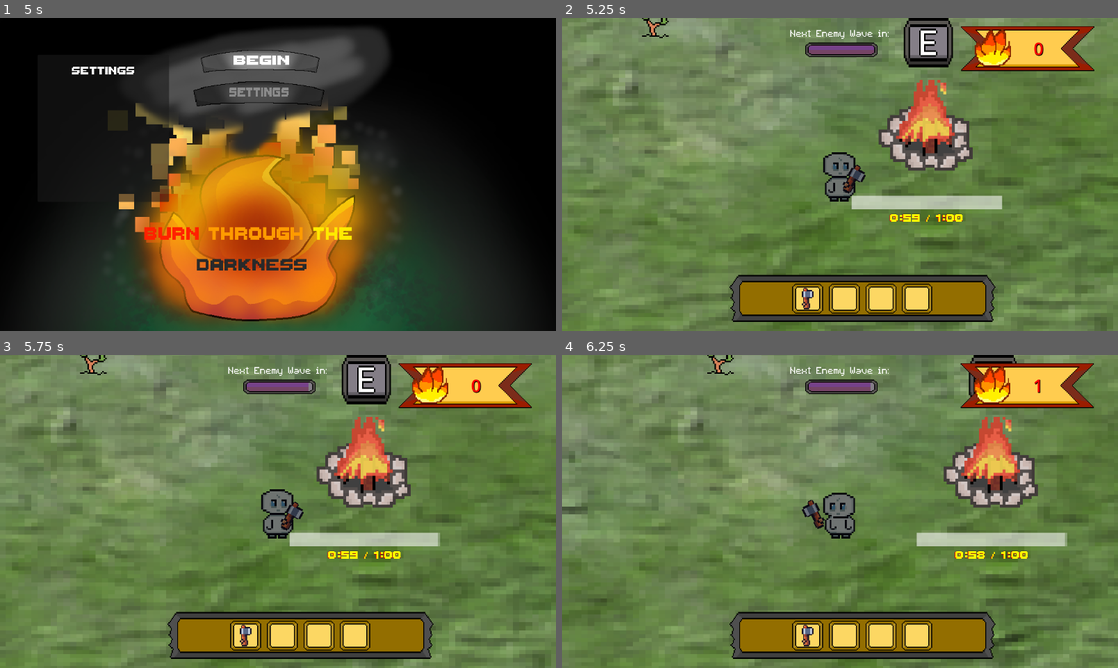
Above: before the commit, frames 1-4 (two rows, left to right).
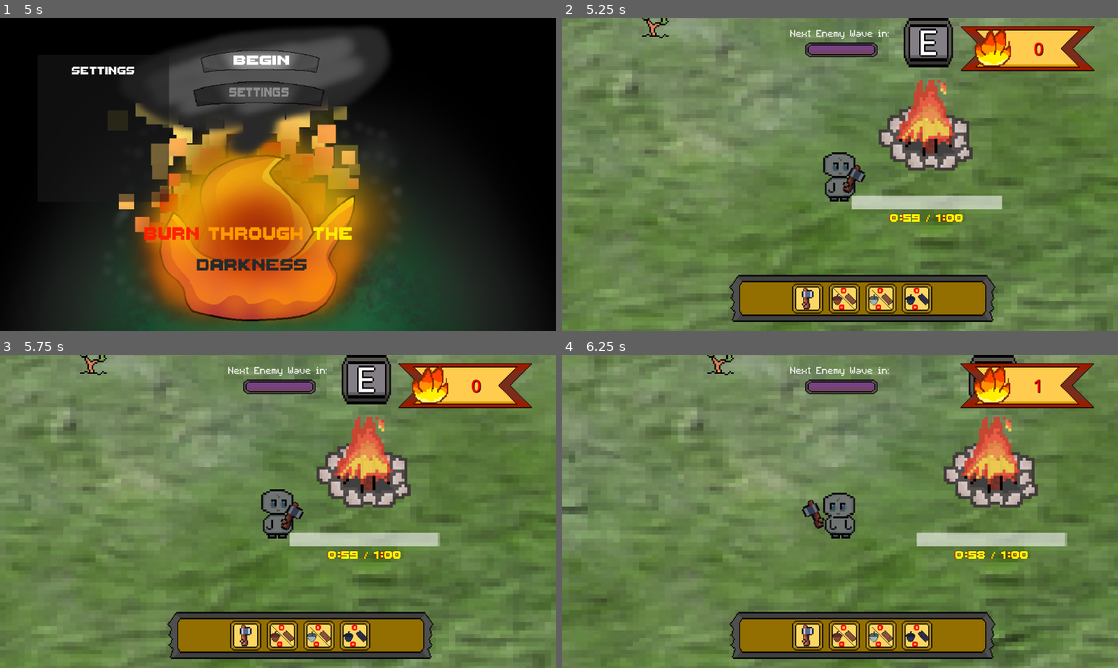
Above: after the commit, the same moments.

Repository: DaqCode/GameDevJS2025
Game: Godot game, scene res://scenes/UI/menu/menu.tscn
Two runs of this game, one before a commit and one after it. Both use one fixed random seed, a clock stepped at 60 frames per second and the inputs below.
Inputs (mouse positions are in pixels of both pictures, inside the frame that each line leads up to):
- Up to frame 1 (5 s): tap Enter at 0.5 s; move the mouse to (400, 158) at 0.52 s; hold D (right) 0.53-1.28 s; hold E (interact) 0.53-1.28 s; tap Space at 1.25 s; move the mouse to (166, 190) at 1.27 s; hold S (down) 1.28-2.03 s; tap E (interact) at 1.35, 2.85 s; move the mouse to (333, 105) at 2.02 s; hold D (right) 2.03-2.78 s; hold E (interact) 2.03-2.78 s; move the mouse to (250, 237) at 2.77 s; hold W (up) 2.78-3.53 s; move the mouse to (444, 221) at 3.52 s; hold A (left) 3.53-4.25 s; hold E (interact) 3.53-4.25 s; tap 2 (equip_inventory_item_2) at 4.15 s; click (261, 96) at 4.25 s
- Up to frame 2 (5.25 s): click (823, 64) at 5 s
- Up to frame 3 (5.75 s): no input
- Up to frame 4 (6.25 s): tap Enter at 5.75 s; move the mouse to (673, 464) at 5.77 s; hold A (left) from 5.78 s (still down); tap E (interact) at 5.85 s

Frame 1 is identical in both runs. In frame 2, 0.4% of the frame differs, in the area x 48-67%, y 86-94%; in frame 3, 0.4%, in the area x 48-67%, y 8-94%; in frame 4, 0.4%.

Commit message:
Fixed issues with acorn, and plank spawning visually in the inventory

Diff:
--- a/gamedevjs2025/events/events.gd
+++ b/gamedevjs2025/events/events.gd
@@ -4,6 +4,8 @@
 signal open_upgrade
 signal add_inventory_item(name)
 signal tree_chopped_down
+
+
 # HI! heres how my signal works. This is emitted every time the player picks up and item
 # the name value:
 #	- if the item is a plank name will just be "plank"
--- a/gamedevjs2025/global/globalPlayerScript.gd
+++ b/gamedevjs2025/global/globalPlayerScript.gd
@@ -34,11 +34,17 @@
 # Lvl 3: 131 speed
 
 # could change this later to also inclde seeds?
-var player_plank_counts = {
+var inventory = {
 	"type 0 plank": 0,
 	"type 1 plank": 0,
 	"type 2 plank": 0,
+
+	"type 0 acorn": 0,
+	"type 1 acorn": 0,
+	"type 2 acorn": 0
 }
+
+
 @export var current_total_ashes: int = 0
 @export var total_ashes_throughout: int = 0
 
@@ -48,6 +54,6 @@
 # connected to drop item signal emited by the dropped item scene
 func addInventoryItem(name):
 	# if items not a type in the invetory dict return
-	if !player_plank_counts.keys().has(name):
+	if !inventory.keys().has(name):
 		return
-	player_plank_counts[name] += 1
+	inventory[name] += 1
--- /dev/null
+++ b/gamedevjs2025/scenes/UI/inventory_screen.gd
@@ -0,0 +1,30 @@
+extends CanvasLayer
+
+@onready var tree1_plank_count := %Tree1PlankAmount
+@onready var tree1_acorn_count := %Tree1AcornAmount
+@onready var tree2_plank_count := %Tree2PlankAmount
+@onready var tree2_acorn_count := %Tree2AcornAmount
+@onready var tree3_plank_count := %Tree3PlankAmount
+@onready var tree3_acorn_count := %Tree3AcornAmount
+
+func _ready() -> void:
+
+	# reset each of the acorn and plank to 0
+	# these should have a value to remember to
+	# emit as a text.
+	GlobalPlayerScript.inventory["type 0 plank"] = 0
+	GlobalPlayerScript.inventory["type 1 plank"] = 0
+	GlobalPlayerScript.inventory["type 2 plank"] = 0
+
+	GlobalPlayerScript.inventory["type 0 seed"] = 0
+	GlobalPlayerScript.inventory["type 1 seed"] = 0
+	GlobalPlayerScript.inventory["type 2 seed"] = 0
+
+func _process(_delta: float) -> void:
+	tree1_plank_count.text = str(GlobalPlayerScript.inventory["type 0 plank"])
+	tree2_plank_count.text = str(GlobalPlayerScript.inventory["type 1 plank"])
+	tree3_plank_count.text = str(GlobalPlayerScript.inventory["type 2 plank"])
+
+	tree1_acorn_count.text = str(GlobalPlayerScript.inventory["type 0 seed"])
+	tree2_acorn_count.text = str(GlobalPlayerScript.inventory["type 1 seed"])
+	tree3_acorn_count.text = str(GlobalPlayerScript.inventory["type 2 seed"])
--- a/gamedevjs2025/scenes/UI/inventory_screen.tscn
+++ b/gamedevjs2025/scenes/UI/inventory_screen.tscn
@@ -1,12 +1,20 @@
-[gd_scene load_steps=5 format=3 uid="uid://dac8aowpc3jge"]
+[gd_scene load_steps=12 format=3 uid="uid://dac8aowpc3jge"]
 
 [ext_resource type="Texture2D" uid="uid://dkl0ukn25e812" path="res://art/ui/inventoryScreen.png" id="1_246dg"]
+[ext_resource type="Script" uid="uid://diay5ght3utcs" path="res://scenes/UI/inventory_screen.gd" id="1_mpks3"]
 [ext_resource type="Texture2D" uid="uid://cmux3t1w3h8ny" path="res://art/ui/itemSlot.png" id="2_bt7as"]
 [ext_resource type="Texture2D" uid="uid://dxp2xf1n14rjm" path="res://art/weapons/axe.png" id="3_qji5t"]
+[ext_resource type="Texture2D" uid="uid://b4gpo7oeffiy0" path="res://art/tree/tree1/acorn.png" id="4_eeffx"]
+[ext_resource type="Texture2D" uid="uid://cbwrli1yl3nkf" path="res://art/tree/tree1/plank.png" id="5_80j00"]
+[ext_resource type="FontFile" uid="uid://c0c1tspy4wjh1" path="res://art/fonts/ThaleahFat.ttf" id="6_8dhe0"]
+[ext_resource type="Texture2D" uid="uid://1xaatqo8ulh4" path="res://art/tree/tree2/grey-acorn.png" id="6_80j00"]
+[ext_resource type="Texture2D" uid="uid://hiubxtkc5cj6" path="res://art/tree/tree3/blue-plank.png" id="7_p8u6e"]
+[ext_resource type="Texture2D" uid="uid://dxb4ivwdo87ni" path="res://art/tree/tree3/blue-acorn.png" id="8_mpks3"]
 
 [sub_resource type="StyleBoxEmpty" id="StyleBoxEmpty_bt7as"]
 
 [node name="InventoryScreen" type="CanvasLayer"]
+script = ExtResource("1_mpks3")
 
 [node name="InventoryBackground" type="Panel" parent="."]
 anchors_preset = 8
@@ -82,6 +90,51 @@
 size_flags_vertical = 3
 expand_mode = 1
 
+[node name="Plank" type="Sprite2D" parent="InventoryBackground/InventorySlots/ItemSlot2/Item1"]
+position = Vector2(23.2504, 16.4241)
+rotation = -0.776671
+scale = Vector2(0.4, 0.4)
+texture = ExtResource("5_80j00")
+
+[node name="Tree1PlankAmount" type="Label" parent="InventoryBackground/InventorySlots/ItemSlot2/Item1/Plank"]
+unique_name_in_owner = true
+offset_left = 7.79502
+offset_top = -44.6277
+offset_right = 45.795
+offset_bottom = -14.6277
+rotation = 0.785398
+theme_override_colors/font_color = Color(1, 0, 0.0166664, 1)
+theme_override_fonts/font = ExtResource("6_8dhe0")
+theme_override_font_sizes/font_size = 32
+text = "0"
+vertical_alignment = 1
+metadata/_edit_use_anchors_ = true
+
+[node name="Split" type="Sprite2D" parent="InventoryBackground/InventorySlots/ItemSlot2/Item1"]
+modulate = Color(0, 0, 0, 1)
+position = Vector2(16.5631, 16.424)
+rotation = -0.785398
+scale = Vector2(0.0145512, 1)
+texture = ExtResource("5_80j00")
+
+[node name="Acorn" type="Sprite2D" parent="InventoryBackground/InventorySlots/ItemSlot2/Item1"]
+position = Vector2(9.07426, 17.1656)
+scale = Vector2(0.4, 0.4)
+texture = ExtResource("4_eeffx")
+
+[node name="Tree1AcornAmount" type="Label" parent="InventoryBackground/InventorySlots/ItemSlot2/Item1/Acorn"]
+unique_name_in_owner = true
+offset_left = 4.57617
+offset_top = 4.57611
+offset_right = 42.5762
+offset_bottom = 34.5761
+theme_override_colors/font_color = Color(1, 0, 0.0166664, 1)
+theme_override_fonts/font = ExtResource("6_8dhe0")
+theme_override_font_sizes/font_size = 32
+text = "0"
+vertical_alignment = 1
+metadata/_edit_use_anchors_ = true
+
 [node name="ItemSlot3" type="TextureRect" parent="InventoryBackground/InventorySlots"]
 layout_mode = 2
 size_flags_horizontal = 3
@@ -89,16 +142,61 @@
 texture = ExtResource("2_bt7as")
 expand_mode = 1
 
-[node name="Item1" type="TextureRect" parent="InventoryBackground/InventorySlots/ItemSlot3"]
-layout_mode = 1
-anchors_preset = 15
-anchor_right = 1.0
-anchor_bottom = 1.0
-grow_horizontal = 2
-grow_vertical = 2
-size_flags_horizontal = 3
-size_flags_vertical = 3
-expand_mode = 1
+[node name="Item2" type="TextureRect" parent="InventoryBackground/InventorySlots/ItemSlot3"]
+layout_mode = 1
+anchors_preset = 15
+anchor_right = 1.0
+anchor_bottom = 1.0
+grow_horizontal = 2
+grow_vertical = 2
+size_flags_horizontal = 3
+size_flags_vertical = 3
+expand_mode = 1
+
+[node name="Plank" type="Sprite2D" parent="InventoryBackground/InventorySlots/ItemSlot3/Item2"]
+position = Vector2(23.2504, 16.4241)
+rotation = -0.776671
+scale = Vector2(0.4, 0.4)
+texture = ExtResource("5_80j00")
+
+[node name="Tree2PlankAmount" type="Label" parent="InventoryBackground/InventorySlots/ItemSlot3/Item2/Plank"]
+unique_name_in_owner = true
+offset_left = 7.79502
+offset_top = -44.6277
+offset_right = 45.795
+offset_bottom = -14.6277
+rotation = 0.785398
+theme_override_colors/font_color = Color(1, 0, 0.0166664, 1)
+theme_override_fonts/font = ExtResource("6_8dhe0")
+theme_override_font_sizes/font_size = 32
+text = "0"
+vertical_alignment = 1
+metadata/_edit_use_anchors_ = true
+
+[node name="Split" type="Sprite2D" parent="InventoryBackground/InventorySlots/ItemSlot3/Item2"]
+modulate = Color(0, 0, 0, 1)
+position = Vector2(16.5631, 16.424)
+rotation = -0.785398
+scale = Vector2(0.0145512, 1)
+texture = ExtResource("5_80j00")
+
+[node name="Acorn" type="Sprite2D" parent="InventoryBackground/InventorySlots/ItemSlot3/Item2"]
+position = Vector2(9.07426, 17.1656)
+scale = Vector2(0.4, 0.4)
+texture = ExtResource("6_80j00")
+
+[node name="Tree2AcornAmount" type="Label" parent="InventoryBackground/InventorySlots/ItemSlot3/Item2/Acorn"]
+unique_name_in_owner = true
+offset_left = 4.57617
+offset_top = 4.57611
+offset_right = 42.5762
+offset_bottom = 34.5761
+theme_override_colors/font_color = Color(1, 0, 0.0166664, 1)
+theme_override_fonts/font = ExtResource("6_8dhe0")
+theme_override_font_sizes/font_size = 32
+text = "0"
+vertical_alignment = 1
+metadata/_edit_use_anchors_ = true
 
 [node name="ItemSlot4" type="TextureRect" parent="InventoryBackground/InventorySlots"]
 layout_mode = 2
@@ -107,13 +205,58 @@
 texture = ExtResource("2_bt7as")
 expand_mode = 1
 
-[node name="Item1" type="TextureRect" parent="InventoryBackground/InventorySlots/ItemSlot4"]
-layout_mode = 1
-anchors_preset = 15
-anchor_right = 1.0
-anchor_bottom = 1.0
-grow_horizontal = 2
-grow_vertical = 2
-size_flags_horizontal = 3
-size_flags_vertical = 3
-expand_mode = 1
+[node name="Tree3" type="TextureRect" parent="InventoryBackground/InventorySlots/ItemSlot4"]
+layout_mode = 1
+anchors_preset = 15
+anchor_right = 1.0
+anchor_bottom = 1.0
+grow_horizontal = 2
+grow_vertical = 2
+size_flags_horizontal = 3
+size_flags_vertical = 3
+expand_mode = 1
+
+[node name="Plank" type="Sprite2D" parent="InventoryBackground/InventorySlots/ItemSlot4/Tree3"]
+position = Vector2(23.2504, 16.4241)
+rotation = -0.776671
+scale = Vector2(0.4, 0.4)
+texture = ExtResource("7_p8u6e")
+
+[node name="Tree3PlankAmount" type="Label" parent="InventoryBackground/InventorySlots/ItemSlot4/Tree3/Plank"]
+unique_name_in_owner = true
+offset_left = 7.79502
+offset_top = -44.6277
+offset_right = 45.795
+offset_bottom = -14.6277
+rotation = 0.785398
+theme_override_colors/font_color = Color(1, 0, 0.0166664, 1)
+theme_override_fonts/font = ExtResource("6_8dhe0")
+theme_override_font_sizes/font_size = 32
+text = "0"
+vertical_alignment = 1
+metadata/_edit_use_anchors_ = true
+
+[node name="Split" type="Sprite2D" parent="InventoryBackground/InventorySlots/ItemSlot4/Tree3"]
+modulate = Color(0, 0, 0, 1)
+position = Vector2(16.5631, 16.424)
+rotation = -0.785398
+scale = Vector2(0.0145512, 1)
+texture = ExtResource("5_80j00")
+
+[node name="Acorn" type="Sprite2D" parent="InventoryBackground/InventorySlots/ItemSlot4/Tree3"]
+position = Vector2(9.07426, 17.1656)
+scale = Vector2(0.4, 0.4)
+texture = ExtResource("8_mpks3")
+
+[node name="Tree3AcornAmount" type="Label" parent="InventoryBackground/InventorySlots/ItemSlot4/Tree3/Acorn"]
+unique_name_in_owner = true
+offset_left = 4.57617
+offset_top = 4.57611
+offset_right = 42.5762
+offset_bottom = 34.5761
+theme_override_colors/font_color = Color(1, 0, 0.0166664, 1)
+theme_override_fonts/font = ExtResource("6_8dhe0")
+theme_override_font_sizes/font_size = 32
+text = "0"
+vertical_alignment = 1
+metadata/_edit_use_anchors_ = true
--- a/gamedevjs2025/scenes/UI/menu/menu.tscn
+++ b/gamedevjs2025/scenes/UI/menu/menu.tscn
@@ -338,10 +338,10 @@
 anchor_top = 0.5
 anchor_right = 0.5
 anchor_bottom = 0.5
-offset_left = -201.0
-offset_top = -261.0
-offset_right = 127.0
-offset_bottom = -129.0
+offset_left = 375.0
+offset_top = -174.0
+offset_right = 703.0
+offset_bottom = -42.0
 grow_horizontal = 2
 grow_vertical = 2
 pivot_offset = Vector2(174, 60)
--- a/gamedevjs2025/scenes/assets/campfire/campfire.gd
+++ b/gamedevjs2025/scenes/assets/campfire/campfire.gd
@@ -14,9 +14,9 @@
 
 # might be better to do this system as an array but this works and its a jam
 var plankBurnTimes = { # plank type : burn time (seconds)
-	"type 0 plank": 5,
-	"type 2 plank": 7,
-	"type 1 plank": 9
+	"type 0 plank": 1,
+	"type 2 plank": 2,
+	"type 1 plank": 3
 }
 
 func _ready() -> void:
@@ -55,9 +55,9 @@
 		tryAddPlnaks("type 2 plank")
 
 func tryAddPlnaks(type):
-	if GlobalPlayerScript.player_plank_counts[type] <= 0:
+	if GlobalPlayerScript.inventory[type] <= 0:
 		return
-	GlobalPlayerScript.player_plank_counts[type] -= 1
+	GlobalPlayerScript.inventory[type] -= 1
 	fire_remaining += plankBurnTimes[type]
 	fire_remaining = min(fire_remaining,fire_duration)
 	$WoodBurn.emitting = true
--- a/gamedevjs2025/scenes/assets/campfire/campfire.tscn
+++ b/gamedevjs2025/scenes/assets/campfire/campfire.tscn
@@ -78,7 +78,7 @@
 scale = Vector2(1, 0.755)
 energy = 25.0
 texture = ExtResource("2_k5uvh")
-texture_scale = 40.0
+texture_scale = 9.0
 
 [node name="CampfireOverlay" type="Sprite2D" parent="."]
 light_mask = 0
--- a/gamedevjs2025/scenes/characters/bron/bron.tscn
+++ b/gamedevjs2025/scenes/characters/bron/bron.tscn
@@ -290,7 +290,7 @@
 
 [node name="Audio" type="AudioStreamPlayer2D" parent="."]
 stream = ExtResource("5_4uy21")
-volume_db = -6.0
+volume_db = -17.5
 pitch_scale = 0.9
 max_distance = 500.0
 
--- a/gamedevjs2025/scenes/enemies/enemy_controller.gd
+++ b/gamedevjs2025/scenes/enemies/enemy_controller.gd
@@ -2,7 +2,7 @@
 
 
 @export var spawn_progress_bar: TextureProgressBar
-@export var peace_time := 10.0
+@export var peace_time := 20.0
 @export var num_enemies_to_spawn := randi_range(1,3)
 
 @onready var enemy := preload("res://scenes/enemies/enemy.tscn")
--- a/gamedevjs2025/scenes/mainPlayArea/main_scene.gd
+++ b/gamedevjs2025/scenes/mainPlayArea/main_scene.gd
@@ -25,6 +25,15 @@
 func spawn_tree() -> void:
 	print("Another Tree Spawned")
 	var tree = TreeScene.instantiate()
+
+	# ----------------------------------------------------------
+	# TODO
+	# E 0:00:11:904   main_scene.gd:28 @ spawn_tree():
+	# Can't change this state while flushing queries. Use call_deferred()
+	# or set_deferred() to change monitoring state instead.
+	# ----------------------------------------------------------
+
+
 	add_child(tree)
 
 	while true:
Not shown, added: gamedevjs2025/scenes/UI/inventory_screen.gd.uid
